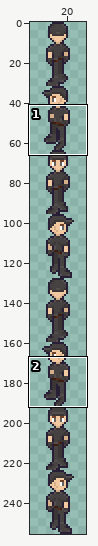
Two states of a pixel-art file, ASSETS/ART/SPRITESHEETS/PILOT_MASTER.aseprite. Above: a wide view before the commit, with the close-up outlined.
Close-up. Before the edit:
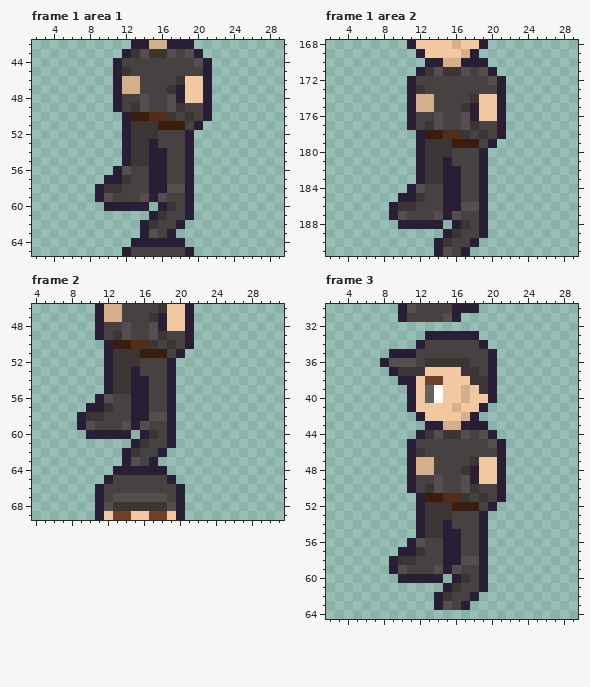
32x256 pixels, 6 frames. Shown: frame 1 area 1: x 2..29, y 42..65; frame 1 area 2: x 2..29, y 168..191; frame 2: x 4..31, y 46..69; frame 3: x 2..29, y 30..64. The wide view leaves out empty margins. The commit also changed other frames or places, which this record leaves out.
After:
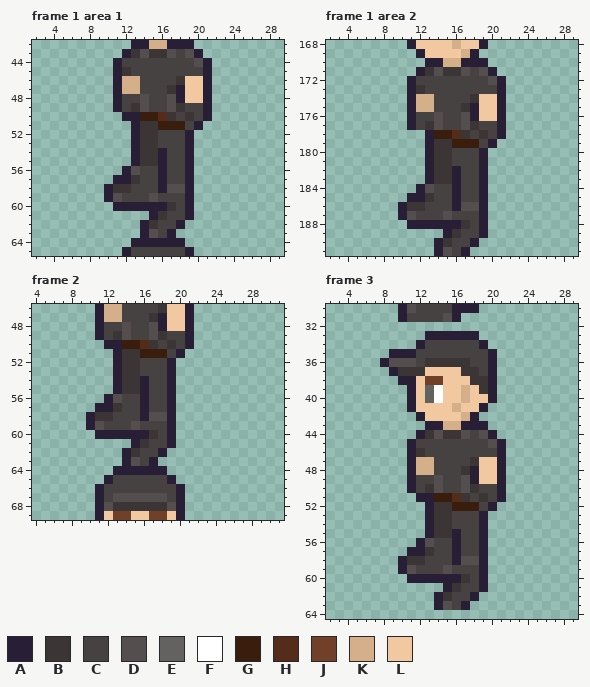
Palette (. is transparent): A #281f36  B #3b3535  C #474242  D #544e4e  E #646161  F #ffffff  G #3b1d0e  H #542c19  J #714029  K #d5af89  L #f2c8a0
Edits made:
layer "BOOTS/NOTHING" now shown
Frame 1 area 1, layers "BOOTS/RECRUIT", "PANTS/RECRUIT":
y 50: x 13 G -> A; x 15 H -> G
y 51..52: x 12..13 AB -> .A
y 53..55: x 12..13 AB -> .A; x 15 A -> B
y 56: x 11..13 ADC -> .AD; x 15 A -> C
y 57: x 10 A -> .; x 12..13 BC -> AB; x 15 A -> C
y 58: x 9..10 AB -> .A; x 12 C -> B; x 15 A -> C
y 59: x 9..11 ADC -> .AD; x 14..16 DAD -> CDC
y 60: x 10 A -> .; x 15 . -> A
Frame 1 area 2, layer "ANIM REF":
y 178: x 12..13 AG -> .A; x 15 H -> G
y 179..180: x 12..13 AB -> .A
y 181..183: x 12..13 AB -> .A; x 15 A -> B
y 184: x 11..13 ADC -> .AD; x 15 A -> C
y 185: x 10 A -> .; x 12..13 BC -> AB; x 15 A -> C
y 186: x 9..10 AB -> .A; x 12 C -> B; x 15 A -> C
y 187: x 9..11 ADC -> .AD; x 14..16 DAD -> CDC
y 188: x 10 A -> .; x 15 . -> A
Frame 2, layers "BOOTS/RECRUIT", "PANTS/RECRUIT": the same change as frame 1 area 1
Frame 3, layers "BOOTS/RECRUIT", "PANTS/RECRUIT":
y 51: x 13 G -> A; x 15 H -> G
y 52..53: x 12..13 AB -> .A
y 54..55: x 12..13 AB -> .A; x 15 A -> B
y 56: x 11..13 ADC -> .AD; x 15 A -> C
y 57: x 10 A -> .; x 12..13 BC -> AB; x 15 A -> C
y 58: x 9..10 AB -> .A; x 12 C -> B; x 15 A -> C
y 59: x 9..11 ADC -> .AD; x 14..16 DAD -> CDC
y 60: x 10 A -> .; x 15 . -> A
Changed places in both close-ups, as pixel boxes (x1, y1, x2, y2):
changed: (95, 112, 167, 211)
changed: (389, 130, 461, 229)
changed: (77, 340, 149, 439)
changed: (389, 493, 461, 583)
